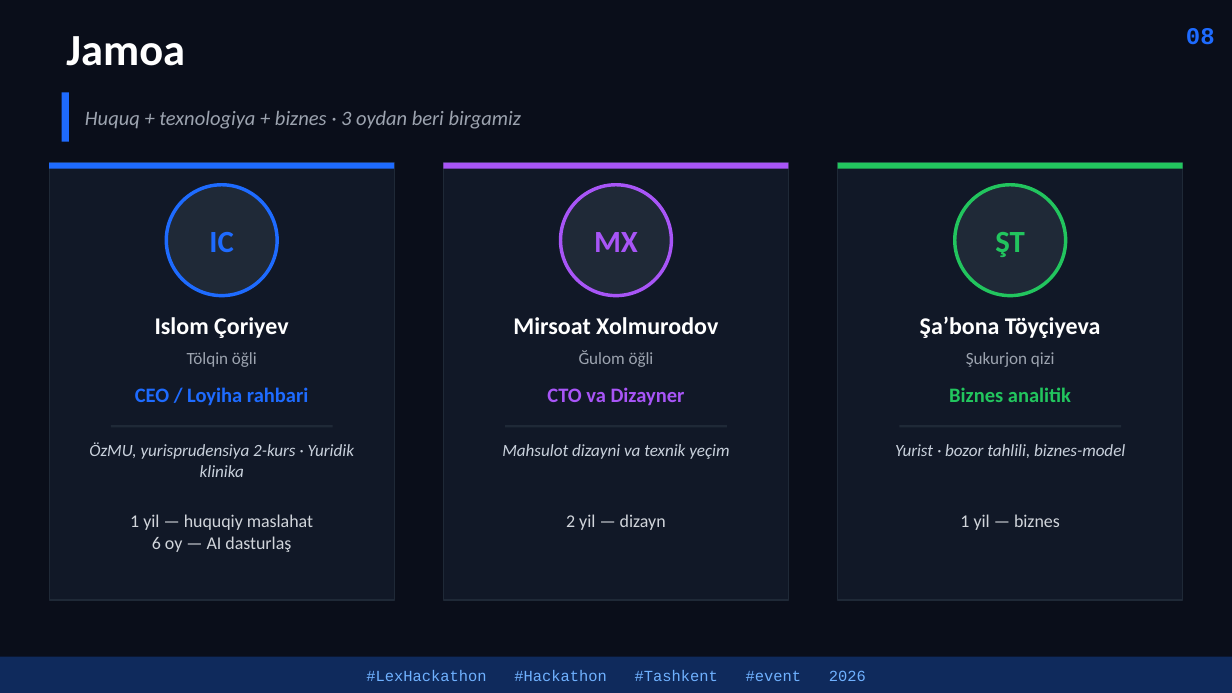
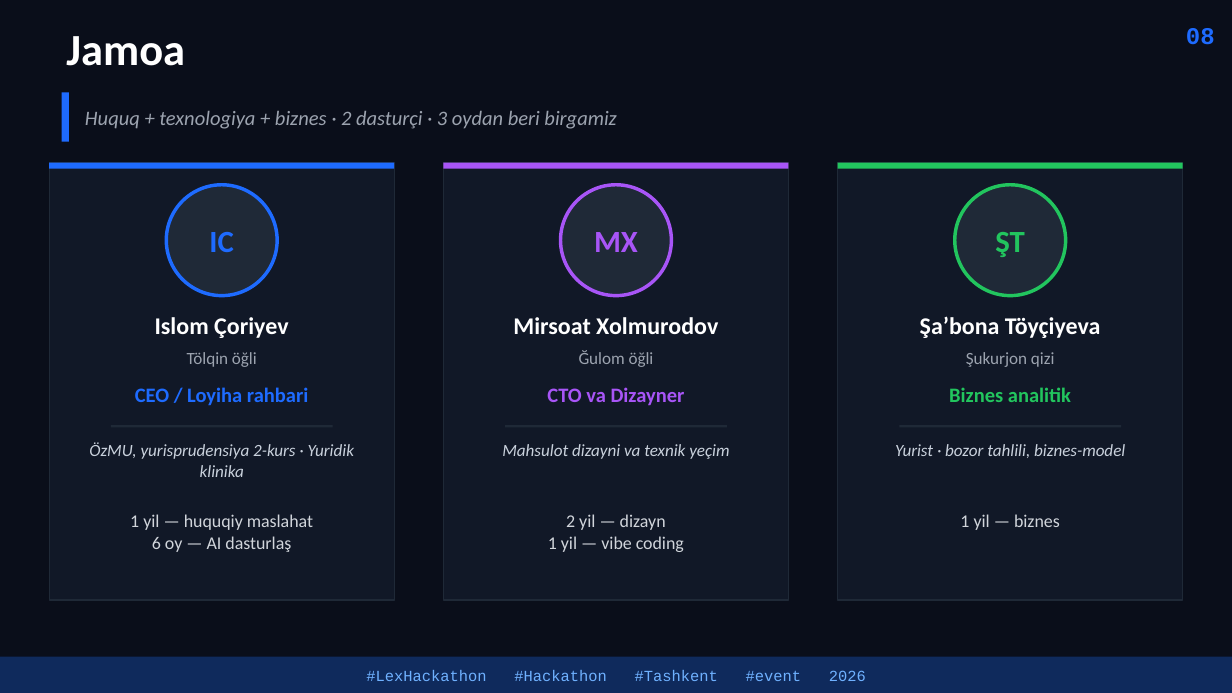
Before and after one commit to islomchoriyev607-star/LexCode, a slide deck: slide 8 of prezentatsiya/Huquqiy_Navigator_LexCode.pptx. Drawn at 1232x693 pixels with LibreOffice and Linux fonts; fonts in the diff are those of the drawing. Boxes give left, top, right and bottom in pixels: in the first picture for what was removed or moved away, otherwise in the second. Text is boxed around its words. In the diff, an @@ line names an element or a change of style, - is before the commit and + after.

```diff
--- a/prezentatsiya/Huquqiy_Navigator_LexCode.pptx
+++ b/prezentatsiya/Huquqiy_Navigator_LexCode.pptx
@@ text at box(85, 111, 616, 129): text changed @@
-Huquq + texnologiya + biznes · 3 oydan beri birgamiz
+Huquq + texnologiya + biznes · 2 dasturçi · 3 oydan beri birgamiz
@@ text at box(548, 536, 684, 552): paragraph added @@
+1 yil — vibe coding
```
Also in this commit, not shown: 4 other files.
